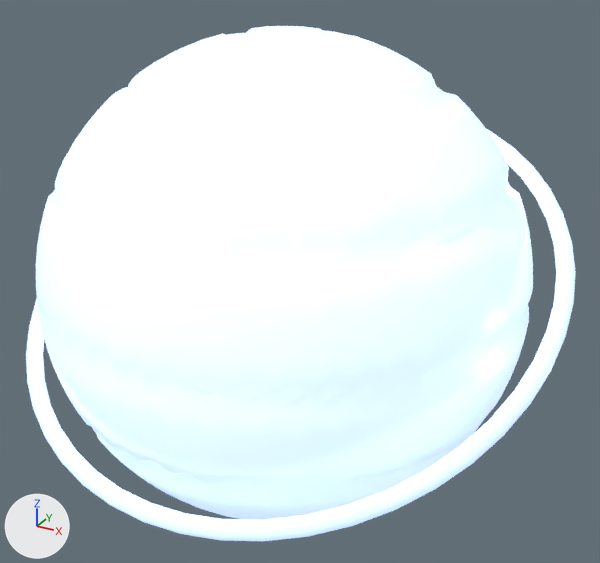
A saved change to the glTF model art/artifacts/models/moonlight.glb.
The view is the same before and after, from a camera (50 mm lens) standing at (0.0485, -0.0844, 0.0417) and looking at (0.0018, 0.0006, -0.0008). The axes (+X, +Y, +Z) are drawn at lower left. The lights are the same throughout. The older version comes first.

Objects in the first picture: 'moonlight'.
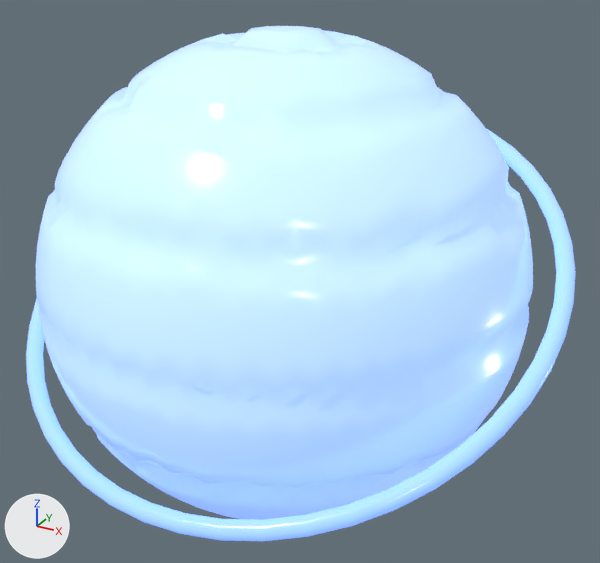
Diff of the bpy script that builds the scene:
```diff
--- a/art/artifacts/models/moonlight.glb.py
+++ b/art/artifacts/models/moonlight.glb.py
@@ mat_moonlight_mat @@
 n0 = _N.new('ShaderNodeBsdfPrincipled'); n0.name = 'Principled BSDF'
 n0.inputs[2].default_value = 0.2  # 'Roughness'
-n0.inputs[27].default_value = (0.45, 0.6, 1.0, 1.0)  # 'Emission Color', blue #b3cbff
+n0.inputs[27].default_value = (0.171, 0.319, 1.0, 1.0)  # 'Emission Color', blue #7399ff
 n0.inputs[28].default_value = 1.0  # 'Emission Strength'
@@ me_moonlight @@
 me_moonlight.from_pydata(...)  # 3330 vertices, 6656 faces; spans x -0.035..0.035, y -0.0308..0.0308, z -0.0303..0.0303
 # used by ob_moonlight; location = (0.0, 0.0, 0.0)
+# me_moonlight part 1: 6656 faces centred in x -0.0349..0.0349, y -0.0307..0.0307, z -0.0302..0.0302 are repainted in the vertex colours; the middle colour goes from pale blue #e7f3ff to blue #cce5ff
 me_moonlight.materials.append(mat_moonlight_mat)
```

Changed parts and their boxes [x1, y1, x2, y2] in the pictures (600 x 563 px):
'moonlight', recoloured
    both: [26, 26, 576, 541]
